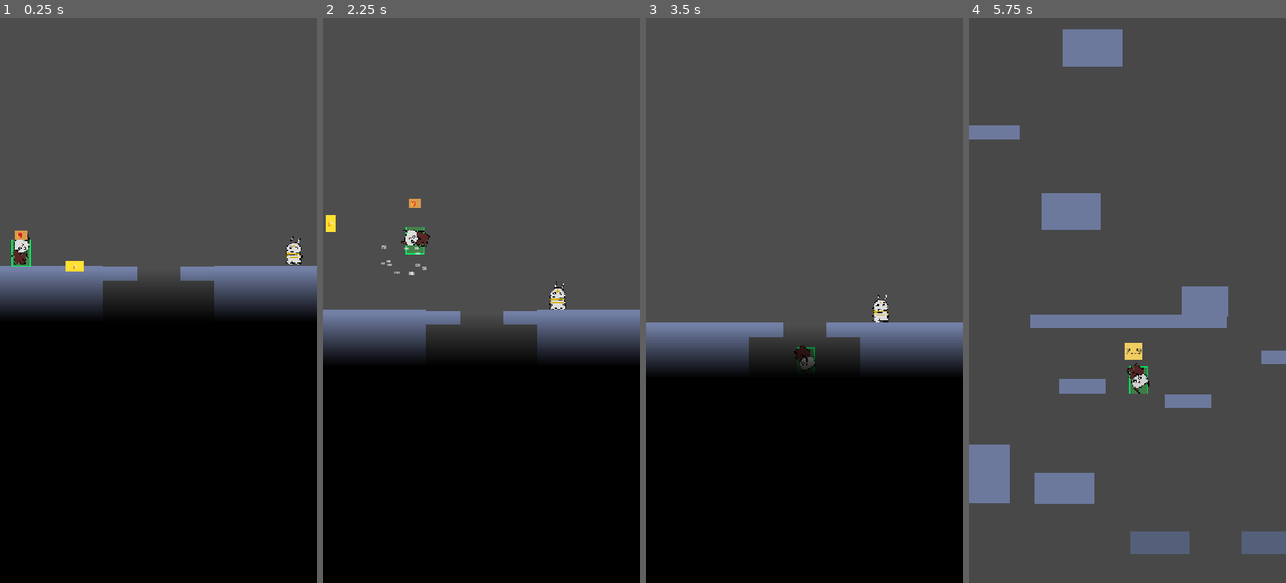
Above: before the commit, frames 1-4 (left to right).
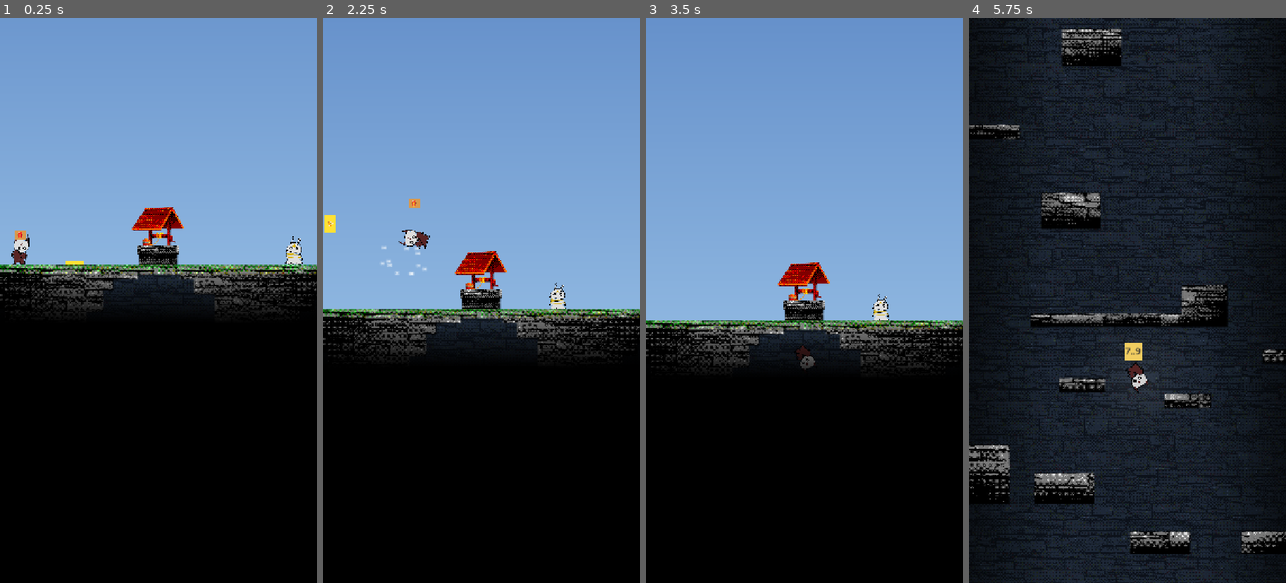
Above: after the commit, the same moments.

Repository: gimigkk/agustus-13
Game: Godot game, scene res://scenes/levels/test_level.tscn
The game is run twice, just before and just after one commit, with the same random seed, the same clock (stepped at 60 frames per second) and the same inputs.
Inputs (mouse positions are in pixels of both pictures, inside the frame that each line leads up to):
- Up to frame 1 (0.25 s): no input
- Up to frame 2 (2.25 s): tap Enter at 0.5 s; move the mouse to (551, 272) at 0.52 s; hold Space (jump) 0.53-1.28 s; hold Right (move_right) 0.53-2.03 s; move the mouse to (418, 328) at 1.27 s; tap Space (jump) at 1.35, 1.52, 1.82 s; move the mouse to (513, 176) at 2.02 s; hold Left (move_left) from 2.03 s (still down); hold Space (jump) from 2.03 s (still down)
- Up to frame 3 (3.5 s): move the mouse to (788, 413) at 2.77 s; release Left (move_left) at 2.78 s; release Space (jump) at 2.78 s; hold Right (move_right) from 2.78 s (still down); tap Space (jump) at 2.85, 3.02, 3.32 s
- Up to frame 4 (5.75 s): move the mouse to (1222, 385) at 3.52 s; hold Space (jump) 3.53-4.28 s; move the mouse to (1032, 215) at 4.27 s; release Right (move_right) at 4.28 s; hold Left (move_left) 4.28-5.03 s; tap Space (jump) at 4.35, 4.52, 4.82 s; move the mouse to (1143, 300) at 5.02 s; hold Right (move_right) from 5.03 s (still down); hold Space (jump) from 5.03 s (still down)

The runs differ from the first frame. In frame 1, 50% of the frame differs, in the area x 0-100%, y 0-53%; in frame 2, 58%; in frame 3, 60%; in frame 4, 100%, in the area x 0-100%, y 0-100%.

Commit message:
feat(level): optimize level asset pipeline and add player glow effect
- Upgrade level slices to 2x retina lossless textures with 2px seam padding
- Implement visibility_culler.gd with frame-skipping to hide off-screen slices
- Fix aspect ratio drift and 2D subpixel camera jitter with pixel snapping
- Add gradient sky background at summit
- Add soft ambient player glow with automatic well-exit fade
- Cache player reference in touch controls for mobile performance

Diff:
--- a/project.godot
+++ b/project.godot
@@ -55,4 +55,6 @@
 
 [rendering]
 
-textures/canvas_textures/default_texture_filter=0
+2d/snap/snap_2d_transforms_to_pixel=true
+2d/snap/snap_2d_vertices_to_pixel=true
+textures/canvas_textures/default_texture_filter=1
--- a/scenes/levels/test_level.tscn
+++ b/scenes/levels/test_level.tscn
@@ -11,19 +11,115 @@
 [ext_resource type="PackedScene" path="res://scenes/objects/fall_target.tscn" id="8_falltarget"]
 [ext_resource type="PackedScene" path="res://scenes/objects/walk_target.tscn" id="9_walktarget"]
 [ext_resource type="PackedScene" path="res://scenes/objects/level_blackout.tscn" id="10_2mu0v"]
+[ext_resource type="Texture2D" uid="uid://dmbf65tyr7hdr" path="res://assets/level/slices/bg_slice_0.png" id="11_bg0"]
+[ext_resource type="Texture2D" uid="uid://r1lkxb3ma4eu" path="res://assets/level/slices/bg_slice_1.png" id="12_bg1"]
+[ext_resource type="Texture2D" uid="uid://b8ko0ibgn2gv4" path="res://assets/level/slices/bg_slice_2.png" id="13_bg2"]
+[ext_resource type="Texture2D" uid="uid://cb0tmodofffun" path="res://assets/level/slices/bg_slice_3.png" id="14_bg3"]
+[ext_resource type="Texture2D" uid="uid://jmdjayi45owy" path="res://assets/level/slices/bg_slice_4.png" id="15_bg4"]
+[ext_resource type="Texture2D" uid="uid://bqqrjf2t7c4gj" path="res://assets/level/slices/platform_slice_0.png" id="16_plat0"]
+[ext_resource type="Texture2D" uid="uid://bma4mx1tycbhs" path="res://assets/level/slices/platform_slice_1.png" id="17_plat1"]
+[ext_resource type="Texture2D" uid="uid://s1fie1uyib05" path="res://assets/level/slices/platform_slice_2.png" id="18_plat2"]
+[ext_resource type="Texture2D" uid="uid://cknlsat3vhrhl" path="res://assets/level/slices/platform_slice_3.png" id="19_plat3"]
+[ext_resource type="Texture2D" uid="uid://bov1ds1g8loll" path="res://assets/level/slices/platform_slice_4.png" id="20_plat4"]
+[ext_resource type="Texture2D" uid="uid://li1tnfeipobi" path="res://assets/level/well.png" id="21_well"]
+[ext_resource type="Script" uid="uid://c0f1n1lkudo0q" path="res://scripts/visibility_culler.gd" id="22_cullscript"]
+
+[sub_resource type="Gradient" id="Gradient_sky"]
+colors = PackedColorArray(0.22, 0.4, 0.7, 1, 0.69, 0.84, 0.95, 1)
+
+[sub_resource type="GradientTexture2D" id="GradientTex_sky"]
+gradient = SubResource("Gradient_sky")
+width = 800
+height = 2100
+fill_from = Vector2(0.5, 0)
+fill_to = Vector2(0.5, 1)
 
 [node name="TestLevel" type="Node2D"]
 script = ExtResource("1_level_script")
 
 [node name="Background" type="ColorRect" parent="."]
+offset_left = -559.0
+offset_top = 1311.0
+offset_right = 521.0
+offset_bottom = 2281.0
+color = Color(0, 0, 0, 1)
+
+[node name="SkyBG" type="TextureRect" parent="."]
+z_index = -10
+offset_left = -400.0
+offset_top = -5500.0
+offset_right = 400.0
+offset_bottom = -3400.0
+texture = SubResource("GradientTex_sky")
+
+[node name="BGLayer" type="Node2D" parent="."]
+z_index = -10
+position = Vector2(0, 7.79)
+script = ExtResource("22_cullscript")
+
+[node name="BG0" type="Sprite2D" parent="BGLayer"]
+position = Vector2(0, 779)
+scale = Vector2(0.5, 0.5)
+texture = ExtResource("11_bg0")
+
+[node name="BG1" type="Sprite2D" parent="BGLayer"]
+position = Vector2(0, -323)
+scale = Vector2(0.5, 0.5)
+texture = ExtResource("12_bg1")
+
+[node name="BG2" type="Sprite2D" parent="BGLayer"]
+position = Vector2(0, -1425)
+scale = Vector2(0.5, 0.5)
+texture = ExtResource("13_bg2")
+
+[node name="BG3" type="Sprite2D" parent="BGLayer"]
+position = Vector2(0, -2527)
+scale = Vector2(0.5, 0.5)
+texture = ExtResource("14_bg3")
+
+[node name="BG4" type="Sprite2D" parent="BGLayer"]
+position = Vector2(0, -3629)
+scale = Vector2(0.5, 0.5)
+texture = ExtResource("15_bg4")
+
+[node name="PlatformLayer" type="Node2D" parent="."]
+z_index = 8
+position = Vector2(0, 6.415)
+script = ExtResource("22_cullscript")
+
+[node name="Plat0" type="Sprite2D" parent="PlatformLayer"]
+position = Vector2(0, 779)
+scale = Vector2(0.5, 0.5)
+texture = ExtResource("16_plat0")
+
+[node name="Plat1" type="Sprite2D" parent="PlatformLayer"]
+position = Vector2(0, -323)
+scale = Vector2(0.5, 0.5)
+texture = ExtResource("17_plat1")
+
+[node name="Plat2" type="Sprite2D" parent="PlatformLayer"]
+position = Vector2(0, -1425)
+scale = Vector2(0.5, 0.5)
+texture = ExtResource("18_plat2")
+
+[node name="Plat3" type="Sprite2D" parent="PlatformLayer"]
+position = Vector2(0, -2527)
+scale = Vector2(0.5, 0.5)
+texture = ExtResource("19_plat3")
+
+[node name="Plat4" type="Sprite2D" parent="PlatformLayer"]
+position = Vector2(0, -3629)
+scale = Vector2(0.5, 0.5)
+texture = ExtResource("20_plat4")
+
+[node name="Well" type="Sprite2D" parent="."]
+z_index = 7
+position = Vector2(3, -4073)
+scale = Vector2(0.214984, 0.214984)
+texture = ExtResource("21_well")
+
+[node name="Environment" type="Node2D" parent="."]
 visible = false
-offset_left = -1000.0
-offset_top = -2000.0
-offset_right = 1000.0
-offset_bottom = 2000.0
-color = Color(0.12, 0.12, 0.18, 1)
-
-[node name="Environment" type="Node2D" parent="."]
 
 [node name="Ground" parent="Environment" instance=ExtResource("3_platform")]
 position = Vector2(0, 1250)
@@ -458,6 +554,7 @@
 visible = false
 
 [node name="FinishTrigger" parent="." instance=ExtResource("6_finish")]
+visible = false
 position = Vector2(-2, -4039)
 
 [node name="BananaPeel" parent="." instance=ExtResource("7_cyt5c")]
--- a/scenes/player/player.gd
+++ b/scenes/player/player.gd
@@ -37,6 +37,7 @@
 
 @onready var visual: Control = $Visual
 @onready var camera: Camera2D = $Camera2D
+@onready var glow: Sprite2D = get_node_or_null("Glow")
 
 func _ready() -> void:
 	if visual:
@@ -57,7 +58,14 @@
 	if camera:
 		# Lock camera horizontally to world origin (x = 0.0), track player vertically only
 		camera.global_position.x = 0.0
-		camera.global_position.y = global_position.y
+		camera.global_position.y = roundf(global_position.y)
+
+	# Smoothly fade out ambient glow when player climbs outside the well (Y <= -3850)
+	if glow:
+		var well_exit_y: float = -3850.0
+		var target_alpha: float = 0.07 if global_position.y > well_exit_y else 0.0
+		glow.modulate.a = move_toward(glow.modulate.a, target_alpha, delta * 2.0)
+		glow.visible = glow.modulate.a > 0.001
 
 	# Calculate current horizontal speed (works for physics movement AND cutscene position movement)
 	var calc_vel_x: float = 0.0
@@ -217,14 +225,3 @@
 	squash_stretch_scale = target_squash
 	visual_tween = create_tween()
 	visual_tween.tween_property(self, "squash_stretch_scale", Vector2(1.0, 1.0), duration).set_trans(Tween.TRANS_QUAD).set_ease(Tween.EASE_OUT)
-
-func _draw() -> void:
-	# Debug rendering for player collision shape
-	var col = get_node_or_null("CollisionShape2D") as CollisionShape2D
-	if col and col.shape is CapsuleShape2D:
-		var shape = col.shape as CapsuleShape2D
-		var radius = shape.radius
-		var height = shape.height
-		var rect = Rect2(-radius, -height * 0.5, radius * 2.0, height)
-		draw_rect(rect, Color(0.2, 0.9, 0.3, 0.35), true)
-		draw_rect(rect, Color(0.0, 1.0, 0.4, 0.9), false, 2.0)
--- a/scenes/player/player.tscn
+++ b/scenes/player/player.tscn
@@ -1,14 +1,27 @@
-[gd_scene load_steps=4 format=3 uid="uid://c8player0001"]
+[gd_scene load_steps=6 format=3 uid="uid://c8player0001"]
 
 [ext_resource type="Script" path="res://scenes/player/player.gd" id="1_script"]
 [ext_resource type="Texture2D" path="res://scenes/player/p1_player.png" id="2_p1_player"]
+[ext_resource type="Texture2D" path="res://assets/effects/player_glow.png" id="3_glow"]
+
+[sub_resource type="CanvasItemMaterial" id="CanvasItemMaterial_glow"]
+blend_mode = 1
 
 [sub_resource type="CapsuleShape2D" id="CapsuleShape2D_1"]
 radius = 20.0
 height = 60.0
 
 [node name="Player" type="CharacterBody2D"]
+z_index = 10
 script = ExtResource("1_script")
+
+[node name="Glow" type="Sprite2D" parent="."]
+z_index = -1
+material = SubResource("CanvasItemMaterial_glow")
+position = Vector2(0, -5)
+scale = Vector2(0.7, 0.7)
+texture = ExtResource("3_glow")
+modulate = Color(1, 1, 1, 0.07)
 
 [node name="Visual" type="TextureRect" parent="."]
 custom_minimum_size = Vector2(65, 65)
--- a/scenes/ui/touch_controls.gd
+++ b/scenes/ui/touch_controls.gd
@@ -9,6 +9,7 @@
 func _ready() -> void:
 	if control:
 		control.show()
+	call_deferred("_find_player")
 
 	# Connect button press and release signals to action triggers
 	if btn_left:
@@ -37,9 +38,8 @@
 	# Handle jump charge shake animation without touching position layout
 	if btn_jump:
 		var ratio: float = 0.0
-		var player_node = get_tree().current_scene.get_node_or_null("Player")
-		if player_node and player_node.has_method("get_charge_ratio"):
-			ratio = player_node.get_charge_ratio()
+		if _player_ref and _player_ref.has_method("get_charge_ratio"):
+			ratio = _player_ref.get_charge_ratio()
 
 		if ratio > 0.0:
 			var shake_mag := ratio * 4.0
@@ -47,3 +47,10 @@
 			btn_jump.rotation_degrees = randf_range(-shake_mag, shake_mag)
 		else:
 			btn_jump.rotation_degrees = 0.0
+
+var _player_ref: Node = null
+
+func _find_player() -> void:
+	var scene = get_tree().current_scene
+	if scene:
+		_player_ref = scene.get_node_or_null("Player")
--- /dev/null
+++ b/scripts/visibility_culler.gd
@@ -0,0 +1,30 @@
+extends Node2D
+
+## Lightweight visibility culler for Sprite2D slice children.
+## Hides offscreen slices to eliminate unnecessary GPU draw calls.
+## Uses a frame skip to reduce CPU overhead on low-end devices.
+
+const MARGIN: float = 300.0  # Vertical buffer before hiding (px)
+var _frame_counter: int = 0
+
+func _process(_delta: float) -> void:
+	# Only cull every 3rd frame — slices are large, player moves slowly
+	_frame_counter += 1
+	if _frame_counter % 3 != 0:
+		return
+
+	var cam: Camera2D = get_viewport().get_camera_2d()
+	if not cam:
+		return
+
+	var vp_h: float = get_viewport_rect().size.y
+	var cam_y: float = cam.global_position.y
+	var cam_top: float = cam_y - vp_h * 0.5 - MARGIN
+	var cam_bottom: float = cam_y + vp_h * 0.5 + MARGIN
+
+	for child in get_children():
+		if child is Sprite2D and child.texture:
+			var half_h: float = child.texture.get_height() * 0.5 * child.scale.y
+			var top: float = child.global_position.y - half_h
+			var bottom: float = child.global_position.y + half_h
+			child.visible = bottom > cam_top and top < cam_bottom
Binary file added: assets/effects/player_glow.png
Not shown, added: assets/effects/player_glow.png.import
Binary file added: assets/level/slices/bg_slice_0.png
Not shown, added: assets/level/slices/bg_slice_0.png.import
Binary file added: assets/level/slices/bg_slice_1.png
Not shown, added: assets/level/slices/bg_slice_1.png.import
Binary file added: assets/level/slices/bg_slice_2.png
Not shown, added: assets/level/slices/bg_slice_2.png.import
Binary file added: assets/level/slices/bg_slice_3.png
Not shown, added: assets/level/slices/bg_slice_3.png.import
Binary file added: assets/level/slices/bg_slice_4.png
Not shown, added: assets/level/slices/bg_slice_4.png.import
(and 15 more such lines)
